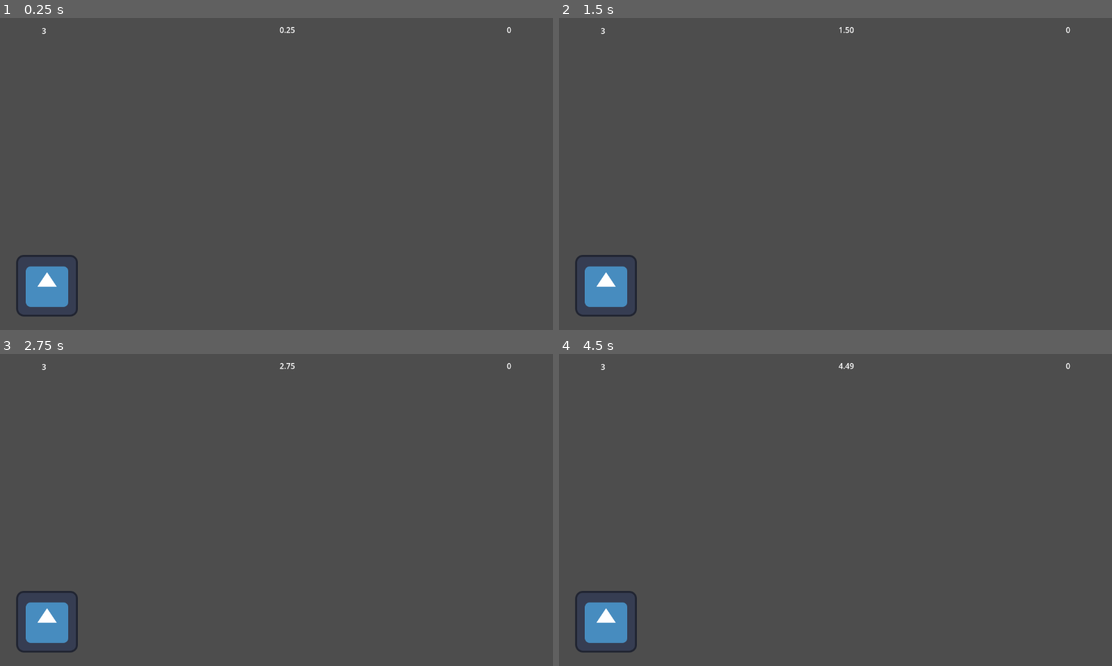
Above: before the commit, frames 1-4 (two rows, left to right).
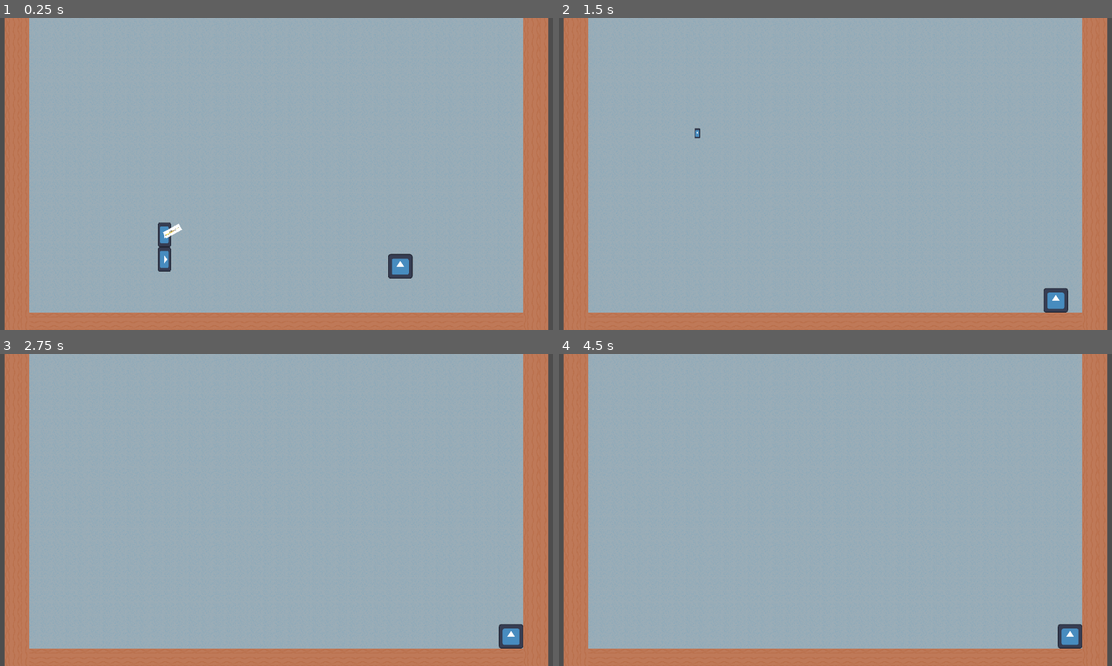
Above: after the commit, the same moments.

Repository: deruitda/ludum-dare-56
Game: Godot game, scene res://andrew_scene.tscn
The game is run twice, just before and just after one commit, with the same random seed, the same clock (stepped at 60 frames per second) and the same inputs. Before the commit the project starts from res://scenes/core/main.tscn. The engine's default icon, where the game draws it, is replaced by a stand-in: a white triangle on a blue panel in a dark square.
Inputs (mouse positions are in pixels of both pictures, inside the frame that each line leads up to):
- Up to frame 1 (0.25 s): no input
- Up to frame 2 (1.5 s): move the mouse to (957, 158) at 0.52 s; hold D (move_right) from 0.53 s (still down); tap Space (jump) at 0.6, 0.77, 1.07 s; move the mouse to (724, 189) at 1.27 s; click (724, 189) at 1.35 s
- Up to frame 3 (2.75 s): tap Space (jump) at 1.52, 1.55, 1.82, 2.1 s; tap Enter at 2 s; move the mouse to (331, 441) at 2.02 s; release D (move_right) at 2.03 s; hold A (move_left) from 2.03 s (still down)
- Up to frame 4 (4.5 s): tap Space (jump) at 2.75, 3.02, 3.05, 3.32, 3.6, 3.77, 4.07 s; move the mouse to (807, 572) at 2.77 s; release A (move_left) at 2.78 s; hold D (move_right) 2.78-4.28 s; click (807, 572) at 2.85 s; move the mouse to (1001, 556) at 3.52 s; tap Enter at 4.25 s; move the mouse to (669, 463) at 4.27 s; hold A (move_left) from 4.28 s (still down); click (669, 463) at 4.35 s

The runs differ from the first frame. In frame 1, 98% of the frame differs, in the area x 0-100%, y 0-100%; in frame 2, 98%; in frame 3, 98%; in frame 4, 98%.

Commit message:
gun shit

Diff:
--- a/andrew_scene.tscn
+++ b/andrew_scene.tscn
@@ -2,7 +2,7 @@
 
 [ext_resource type="PackedScene" uid="uid://cofh4isrtksv4" path="res://scenes/player/player.tscn" id="1_t5ocu"]
 [ext_resource type="PackedScene" uid="uid://cwaxfr5h3o4rx" path="res://scenes/levels/termite_extermination.tscn" id="2_tadp2"]
-[ext_resource type="PackedScene" uid="uid://nuahsfm77qjp" path="res://scenes/enemies/larvae.tscn" id="3_vyx2e"]
+[ext_resource type="PackedScene" uid="uid://nuahsfm77qjp" path="res://scenes/enemies/termite_larvae.tscn" id="3_vyx2e"]
 
 [sub_resource type="Environment" id="Environment_o5l6v"]
 ambient_light_color = Color(1, 1, 1, 1)
@@ -19,7 +19,6 @@
 
 [node name="Larvae" parent="World" instance=ExtResource("3_vyx2e")]
 position = Vector2(975, -251)
-gravity = 2000.0
 
 [node name="Camera2D" type="Camera2D" parent="World"]
 position = Vector2(706, -424)
--- a/project.godot
+++ b/project.godot
@@ -11,7 +11,7 @@
 [application]
 
 config/name="ludum-dare-56"
-run/main_scene="res://scenes/core/main.tscn"
+run/main_scene="res://andrew_scene.tscn"
 config/features=PackedStringArray("4.3", "GL Compatibility")
 config/icon="res://icon.svg"
 
@@ -51,6 +51,9 @@
 2d_physics/layer_1="Player"
 2d_physics/layer_2="Floor"
 2d_physics/layer_3="Wall"
+2d_physics/layer_4="Enemy"
+2d_physics/layer_5="HurtBox"
+2d_physics/layer_6="Bullet"
 SignalBus="*res://globals/signal_bus.gd"
 
 [rendering]
--- a/scenes/enemies/enemy.gd
+++ /dev/null
@@ -1,18 +0,0 @@
-extends CharacterBody2D
-
-
-@export var gravity: float = 2000.0
-func _ready() -> void:
-	pass # Replace with function body.
-
-
-# Called every frame. 'delta' is the elapsed time since the previous frame.
-func _process(delta: float) -> void:
-	pass
-
-func _on_died() -> void:
-	queue_free()
-
-
-func _on_hurt_box_hit_by_bullet(bullet: Bullet) -> void:
-	pass # Replace with function body.
--- a/scenes/enemies/hurt_box.gd
+++ b/scenes/enemies/hurt_box.gd
@@ -21,3 +21,11 @@
 	health_component.apply_damage(bullet.damage_per_bullet)
 	hit_by_bullet.emit(bullet)
 	pass
+
+func _on_area_entered(area: Area2D) -> void:
+	var bullet_layer = 6
+
+	if area.get_collision_layer_value(bullet_layer):
+		var bullet = area as Bullet
+		handle_bullet_collision(bullet)
+	pass # Replace with function body.
--- a/scenes/enemies/hurt_box.tscn
+++ b/scenes/enemies/hurt_box.tscn
@@ -4,3 +4,5 @@
 
 [node name="HurtBox" type="Area2D"]
 script = ExtResource("1_skux0")
+
+[connection signal="area_entered" from="." to="." method="_on_area_entered"]
--- a/scenes/enemies/larvae.tscn
+++ /dev/null
@@ -1,35 +0,0 @@
-[gd_scene load_steps=7 format=3 uid="uid://nuahsfm77qjp"]
-
-[ext_resource type="PackedScene" uid="uid://dqgxt6ms0uyu8" path="res://scenes/enemies/health_component.tscn" id="1_38jc2"]
-[ext_resource type="Script" path="res://scenes/enemies/enemy.gd" id="1_l1k41"]
-[ext_resource type="Texture2D" uid="uid://co01gstpumt0c" path="res://icon.svg" id="2_7u467"]
-[ext_resource type="PackedScene" uid="uid://can23048py54m" path="res://scenes/enemies/hurt_box.tscn" id="3_dfm05"]
-
-[sub_resource type="RectangleShape2D" id="RectangleShape2D_qdokf"]
-size = Vector2(63, 63)
-
-[sub_resource type="RectangleShape2D" id="RectangleShape2D_bqby1"]
-size = Vector2(64, 64)
-
-[node name="Larvae" type="CharacterBody2D"]
-script = ExtResource("1_l1k41")
-gravity = null
-
-[node name="HealthComponent" parent="." instance=ExtResource("1_38jc2")]
-
-[node name="HurtBox" parent="." instance=ExtResource("3_dfm05")]
-
-[node name="CollisionShape2D2" type="CollisionShape2D" parent="HurtBox"]
-position = Vector2(0.5, 0.5)
-shape = SubResource("RectangleShape2D_qdokf")
-debug_color = Color(0, 0.356863, 0.129412, 0.419608)
-
-[node name="Sprite2D" type="Sprite2D" parent="."]
-scale = Vector2(0.5, 0.5)
-texture = ExtResource("2_7u467")
-
-[node name="CollisionShape2D" type="CollisionShape2D" parent="."]
-shape = SubResource("RectangleShape2D_bqby1")
-
-[connection signal="died" from="HealthComponent" to="." method="_on_died"]
-[connection signal="hit_by_bullet" from="HurtBox" to="." method="_on_hurt_box_hit_by_bullet"]
--- /dev/null
+++ b/scenes/enemies/termite_larvae.gd
@@ -0,0 +1,35 @@
+extends CharacterBody2D
+class_name TermiteLarvae
+
+
+@export var velocity_component: VelocityComponent
+@export var start_direction: Vector2 = Vector2.RIGHT
+
+@onready var current_direction: Vector2
+
+func _ready() -> void:
+	current_direction = start_direction
+	pass # Replace with function body.
+
+
+# Called every frame. 'delta' is the elapsed time since the previous frame.
+func _physics_process(delta: float) -> void:
+	if not is_on_floor() and not is_on_wall() and not is_on_ceiling():
+		velocity_component.apply_gravity(delta)
+	velocity_component.apply_run(current_direction)
+	velocity_component.do_move(self)
+	pass
+
+func _on_died() -> void:
+	queue_free()
+
+func toggle_current_direction() -> void:
+	if current_direction == Vector2.RIGHT:
+		current_direction = Vector2.LEFT
+	else:
+		current_direction = Vector2.RIGHT
+
+
+func _on_toggle_direction_timer_timeout() -> void:
+	toggle_current_direction()
+	pass # Replace with function body.
--- /dev/null
+++ b/scenes/enemies/termite_larvae.tscn
@@ -0,0 +1,58 @@
+[gd_scene load_steps=9 format=3 uid="uid://nuahsfm77qjp"]
+
+[ext_resource type="PackedScene" uid="uid://dqgxt6ms0uyu8" path="res://scenes/enemies/health_component.tscn" id="1_38jc2"]
+[ext_resource type="Script" path="res://scenes/enemies/termite_larvae.gd" id="1_l1k41"]
+[ext_resource type="Texture2D" uid="uid://co01gstpumt0c" path="res://icon.svg" id="2_7u467"]
+[ext_resource type="PackedScene" uid="uid://can23048py54m" path="res://scenes/enemies/hurt_box.tscn" id="3_dfm05"]
+[ext_resource type="Script" path="res://scenes/enemies/velocity_component.gd" id="5_b7uhe"]
+
+[sub_resource type="RectangleShape2D" id="RectangleShape2D_qdokf"]
+size = Vector2(63, 63)
+
+[sub_resource type="RectangleShape2D" id="RectangleShape2D_bqby1"]
+size = Vector2(64, 64)
+
+[sub_resource type="RectangleShape2D" id="RectangleShape2D_rdvc8"]
+size = Vector2(64, 64)
+
+[node name="TermiteLarvae" type="CharacterBody2D" node_paths=PackedStringArray("velocity_component")]
+collision_layer = 8
+collision_mask = 15
+platform_floor_layers = 4294967282
+platform_wall_layers = 4
+script = ExtResource("1_l1k41")
+velocity_component = NodePath("VelocityComponent")
+
+[node name="CollisionShape2D2" type="CollisionShape2D" parent="."]
+position = Vector2(0.5, 0.5)
+shape = SubResource("RectangleShape2D_qdokf")
+debug_color = Color(0, 0.356863, 0.129412, 0.419608)
+
+[node name="HealthComponent" parent="." instance=ExtResource("1_38jc2")]
+
+[node name="Sprite2D" type="Sprite2D" parent="."]
+scale = Vector2(0.5, 0.5)
+texture = ExtResource("2_7u467")
+
+[node name="CollisionShape2D" type="CollisionShape2D" parent="."]
+visible = false
+shape = SubResource("RectangleShape2D_bqby1")
+
+[node name="HurtBox" parent="." node_paths=PackedStringArray("health_component") instance=ExtResource("3_dfm05")]
+collision_layer = 16
+collision_mask = 32
+health_component = NodePath("../HealthComponent")
+
+[node name="CollisionShape2D" type="CollisionShape2D" parent="HurtBox"]
+shape = SubResource("RectangleShape2D_rdvc8")
+
+[node name="VelocityComponent" type="Node" parent="."]
+script = ExtResource("5_b7uhe")
+max_speed = 200.0
+wall_slide_speed = 0.0
+
+[node name="ToggleDirectionTimer" type="Timer" parent="VelocityComponent"]
+
+[connection signal="died" from="HealthComponent" to="." method="_on_died"]
+[connection signal="hit_by_bullet" from="HurtBox" to="." method="_on_hurt_box_hit_by_bullet"]
+[connection signal="timeout" from="VelocityComponent/ToggleDirectionTimer" to="." method="_on_toggle_direction_timer_timeout"]
--- a/scenes/enemies/velocity_component.gd
+++ b/scenes/enemies/velocity_component.gd
@@ -21,7 +21,7 @@
 func _process(delta: float) -> void:
 	pass
 
-func wall_jump(direction: Vector2) -> void:
+func apply_wall_jump(direction: Vector2) -> void:
 	if direction == Vector2.RIGHT:
 		velocity.x = wall_jump_velocity
 	elif direction == Vector2.LEFT:
@@ -31,17 +31,20 @@
 	velocity.y = -jump_velocity
 
 	# Determine wall side and apply horizontal force
-func floor_jump() -> void:
+func apply_floor_jump() -> void:
 	velocity.y = -jump_velocity
 
-func wall_slide() -> void:
+func apply_wall_slide() -> void:
 	velocity.y = min(velocity.y, wall_slide_speed)
 	velocity.x = 0
 
-func run(direction: float) -> void:
-	velocity.x = direction * max_speed
+func apply_run(direction: Vector2) -> void:
+	if direction == Vector2.RIGHT || direction == Vector2.LEFT:
+		velocity.x = direction.x * max_speed
+	else:
+		assert("Direction should be either left or right when wall jumping")
 
-func in_air_movement(direction: float, delta: float) -> void:
+func apply_in_air_movement(direction: float, delta: float) -> void:
 	velocity.x = clamp(velocity.x + direction * in_air_acceleration * delta, -max_speed, max_speed)
 
 func apply_in_air_idle(delta: float):
@@ -50,7 +53,7 @@
 func apply_idle(delta: float):
 	velocity.x = move_toward(velocity.x, 0, floor_resistance * delta)
 
-func apply_move(character_body: CharacterBody2D):
+func do_move(character_body: CharacterBody2D):
 	character_body.velocity = velocity
 	character_body.move_and_slide()
 
--- a/scenes/levels/termite_extermination.tscn
+++ b/scenes/levels/termite_extermination.tscn
@@ -26,9 +26,9 @@
 [sub_resource type="TileSet" id="TileSet_5c4ou"]
 tile_size = Vector2i(32, 32)
 physics_layer_0/collision_layer = 4
-physics_layer_0/collision_mask = 0
+physics_layer_0/collision_mask = 32
 physics_layer_1/collision_layer = 2
-physics_layer_1/collision_mask = 0
+physics_layer_1/collision_mask = 32
 sources/0 = SubResource("TileSetAtlasSource_08vl4")
 
 [node name="TermiteExtermination" type="Node2D"]
--- a/scenes/player/gun/bullet.gd
+++ b/scenes/player/gun/bullet.gd
@@ -5,6 +5,8 @@
 @export var damage_per_bullet = 1
 
 @onready var direction: Vector2
+@onready var has_hit_something = false
+@onready var has_been_destroyed = false
 # Called when the node enters the scene tree for the first time.
 func _ready() -> void:
 	pass # Replace with function body.
@@ -12,5 +14,25 @@
 func set_direction(new_direction: Vector2):
 	direction = new_direction.normalized()
 
-func _process(delta: float) -> void:
-	position = position + (direction * speed * delta)
+func _physics_process(delta: float) -> void:
+	if has_been_destroyed:
+		print("has been destroyed")
+	if has_hit_something and not has_been_destroyed:
+		has_been_destroyed = true
+		queue_free()
+	elif not has_hit_something:
+		position = position + (direction * speed * delta)
+
+func _handle_hit_environment():
+	has_hit_something = true
+
+func _handle_hit_hurt_box():
+	has_hit_something = true
+
+func _on_area_entered(area: Area2D) -> void:
+	_handle_hit_hurt_box()
+	pass # Replace with function body.
+
+func _on_body_shape_entered(body_rid: RID, body: Node2D, body_shape_index: int, local_shape_index: int) -> void:
+	_handle_hit_environment()
+	pass # Replace with function body.
--- a/scenes/player/gun/bullet.tscn
+++ b/scenes/player/gun/bullet.tscn
@@ -6,6 +6,8 @@
 [sub_resource type="CapsuleShape2D" id="CapsuleShape2D_qj0nb"]
 
 [node name="Bullet" type="Area2D"]
+collision_layer = 32
+collision_mask = 22
 script = ExtResource("1_cdvcq")
 
 [node name="CollisionShape2D" type="CollisionShape2D" parent="."]
@@ -16,3 +18,6 @@
 position = Vector2(2.38419e-07, -0.250001)
 scale = Vector2(0.109375, 0.207031)
 texture = ExtResource("2_uevlj")
+
+[connection signal="area_entered" from="." to="." method="_on_area_entered"]
+[connection signal="body_shape_entered" from="." to="." method="_on_body_shape_entered"]
--- a/scenes/player/player.gd
+++ b/scenes/player/player.gd
@@ -35,22 +35,22 @@
 		var wall_jumping_direction = Vector2.LEFT
 		if get_wall_normal().x > 0:
 			wall_jumping_direction = Vector2.RIGHT
-		velocity_component.wall_jump(wall_jumping_direction)
+		velocity_component.apply_wall_jump(wall_jumping_direction)
 	elif is_floor_jumping:
-		velocity_component.floor_jump()
+		velocity_component.apply_floor_jump()
 	elif is_wall_sliding:
-		velocity_component.wall_slide()
+		velocity_component.apply_wall_slide()
 	elif direction_input:
 		if is_on_floor():
-			velocity_component.run(direction_input)
+			velocity_component.apply_run(left_right_input)
 		else:
-			velocity_component.in_air_movement(direction_input, delta)
+			velocity_component.apply_in_air_movement(direction_input, delta)
 	elif is_on_floor():
 		velocity_component.apply_idle(delta)
 	else:
 		velocity_component.apply_in_air_idle(delta)
 
-	velocity_component.apply_move(self)
+	velocity_component.do_move(self)
 
 	#is looking right
 	if left_right_input == Vector2.LEFT:
